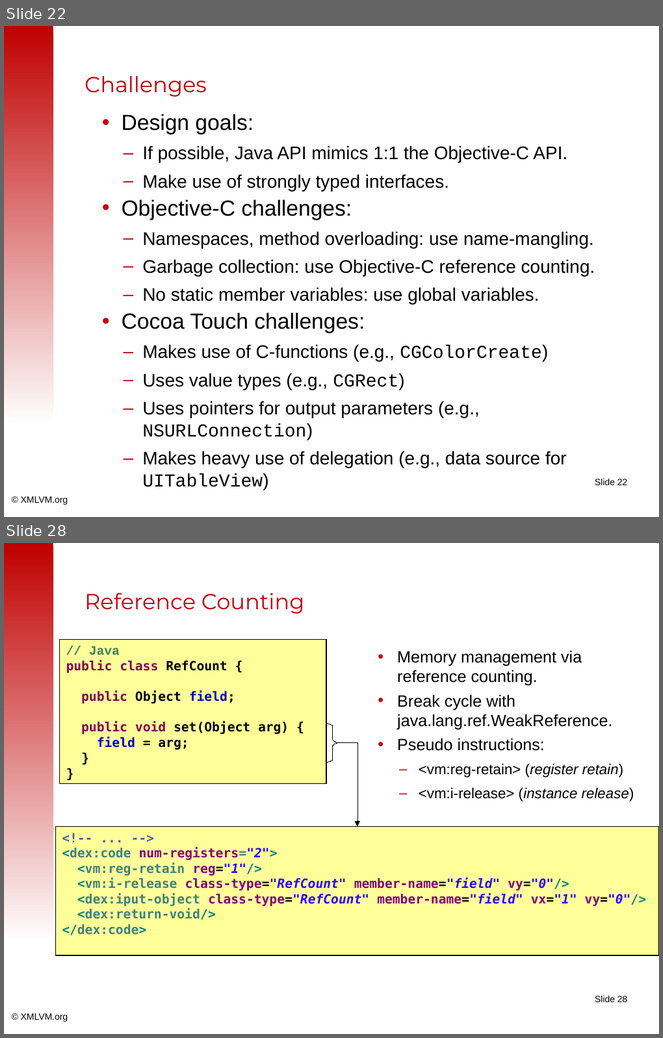
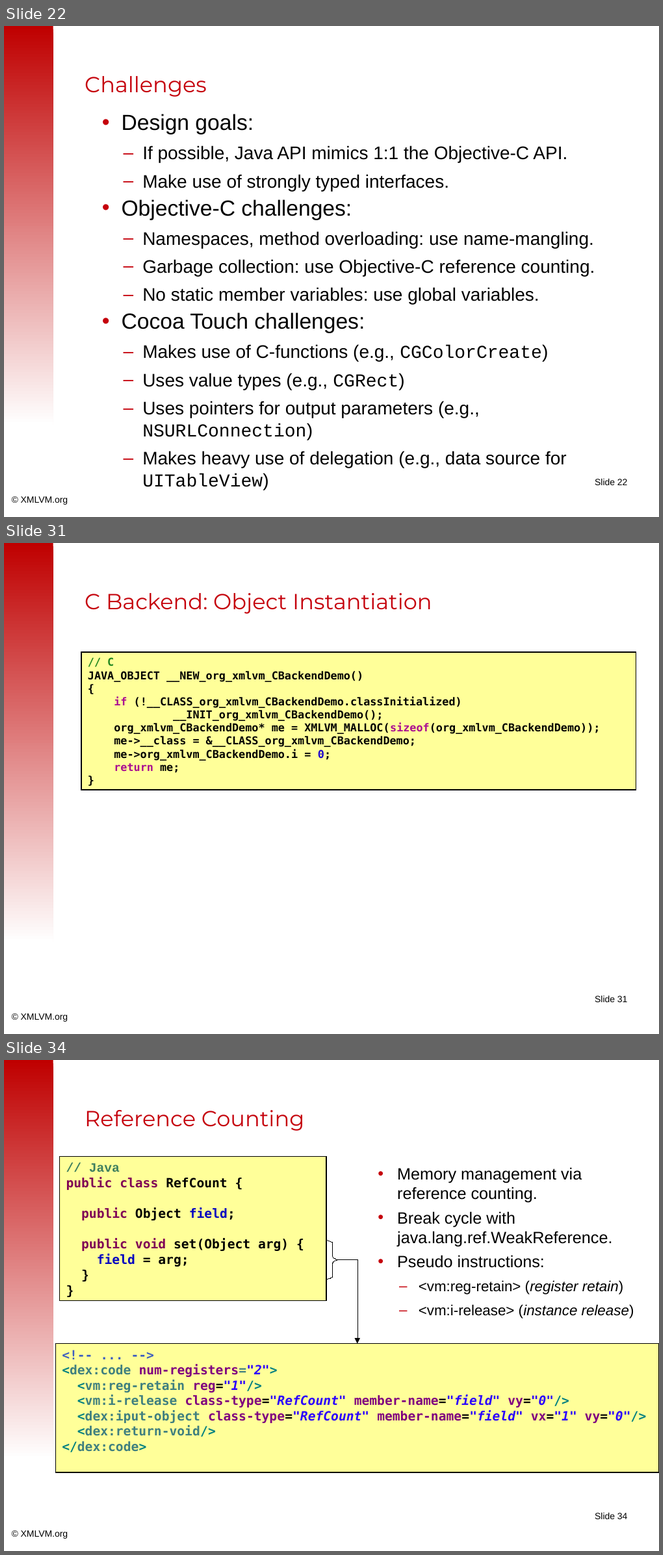
Before and after one commit to tisoft/xmlvm, a slide deck: doc/slides/android2iphone-master.odp. Shown one above the other, each under a label of ours: slides 22 and 28 before the commit, slides 22, 31 and 34 after it; the slides between them are not shown. The pictures are 663x1038 and 663x1555 pixels, drawn with LibreOffice and Linux fonts; fonts in the diff are those of the drawing; background and template pictures are left out. Boxes give left, top, right and bottom in pixels: in the first picture for what was removed or moved away, otherwise in the second. Text is boxed around its words. In the diff, an @@ line names an element or a change of style, - is before the commit and + after.

Commit message:
Added slides for C Backend.

```diff
--- a/doc/slides/android2iphone-master.odp
+++ b/doc/slides/android2iphone-master.odp
@@ slide 31 added at (x1=4, y1=543, x2=659, y2=1034), background #FFFFFF; not listed: 3 template elements that a slide beside it also shows @@
@@ title added at (x1=85, y1=593, x2=432, y2=614), 24 pt, text #C5000B @@
+C Backend: Object Instantiation
@@ rectangle added at (x1=81, y1=652, x2=636, y2=790), fill #FFFF99, outline #000000 0.99 pt, 12 pt, text #000000, bold @@
+// C
+JAVA_OBJECT __NEW_org_xmlvm_CBackendDemo()
+{
+if (!__CLASS_org_xmlvm_CBackendDemo.classInitialized)
+__INIT_org_xmlvm_CBackendDemo();
+org_xmlvm_CBackendDemo* me = XMLVM_MALLOC(sizeof(org_xmlvm_CBackendDemo));
+me->__class = &__CLASS_org_xmlvm_CBackendDemo;
+me->org_xmlvm_CBackendDemo.i = 0;
+return me;
+}
@@ what was slide 28 is now slide 34 @@
@@ page number at (x1=595, y1=1513, x2=628, y2=1520): text changed @@
-Slide 28
+Slide 34
```
Also in this commit, not shown: 5 slides changed, 5 other slides added.
